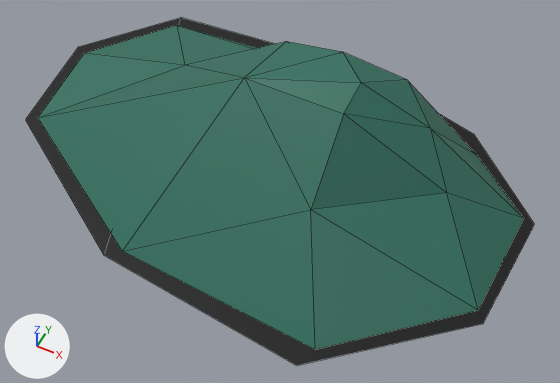
The FBX model Projekt Unity/TowerDefense/Assets/Modele/EpokaKamienia/FBX/Otoczenie/Wzgorze5.fbx, before and after one commit.
Both versions are drawn from a camera (50 mm lens) standing at (602.0, -1094.0, 1329.0) and looking at (89.0, -68.0, 46.0). Every picture has the same lights, and +X, +Y and +Z are marked at lower left. Mesh edges are drawn as thin lines. Where no turn or scale is listed for an object, it has been applied to the vertices.

The older version as bpy lines, for what is in view:
```python
me_cube_009 = bpy.data.meshes.new('Cube.009')
me_cube_009.from_pydata(...)  # 29 vertices, 31 faces; spans x -661.0..617.0, y -417.0..459.0, z 3.0..318.0
# faces by material slot: [29, 2]
me_cube_009.materials.append(mat_material_001)  # picture img_teksturaogolnaenviro_jpg
me_cube_009.materials.append(mat_cien_001)  # black #000000
ob_wzgorze5 = bpy.data.objects.new('Wzgorze5', me_cube_009)
ob_wzgorze5.location = (0.0, 0.0, 0.0)
```
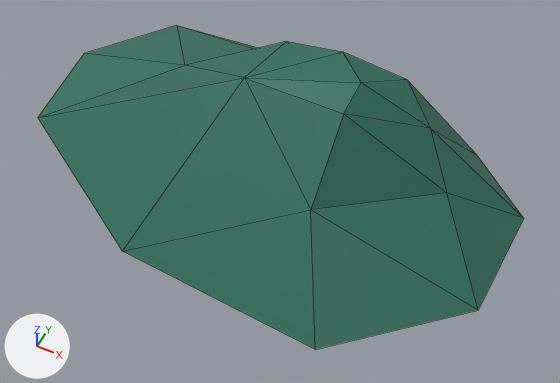
What differs and where, as boxes [x1, y1, x2, y2] in the pictures (560 x 383 px):
'Wzgorze5', reshaped (7% shorter)
    before: [26, 18, 535, 365]
    after: [38, 25, 524, 349]
part 1 of me_cube_009, deleted (black)
    before: [26, 18, 535, 365]

Patch to the scene script:
```diff
--- a/Projekt Unity/TowerDefense/Assets/Modele/EpokaKamienia/FBX/Otoczenie/Wzgorze5.fbx.py
+++ b/Projekt Unity/TowerDefense/Assets/Modele/EpokaKamienia/FBX/Otoczenie/Wzgorze5.fbx.py
@@ me_cube_009 @@
 me_cube_009.from_pydata(...)  # 29 vertices, 31 faces; spans x -661.0..617.0, y -417.0..459.0, z 3.0..318.0
 # used by ob_wzgorze5; location = (0.0, 0.0, 0.0)
+# me_cube_009 part 1: the loose piece of 9 vertices spanning x -661.0..617.0, y -417.0..459.0, z 3.0 is deleted
 me_cube_009.materials.append(mat_material_001)
-me_cube_009.materials.append(mat_cien_001)  # black #000000
```
